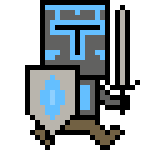
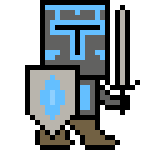
Comparing the layer stacks of the two 150x150 images. Changes:
hid "Step Colour" over <box>30,125,125,145</box>
hid "Step Lines" over <box>30,125,125,150</box>
showed "Standing Colour" over <box>30,125,125,145</box>
showed "Standing Lines" over <box>30,125,125,150</box>
